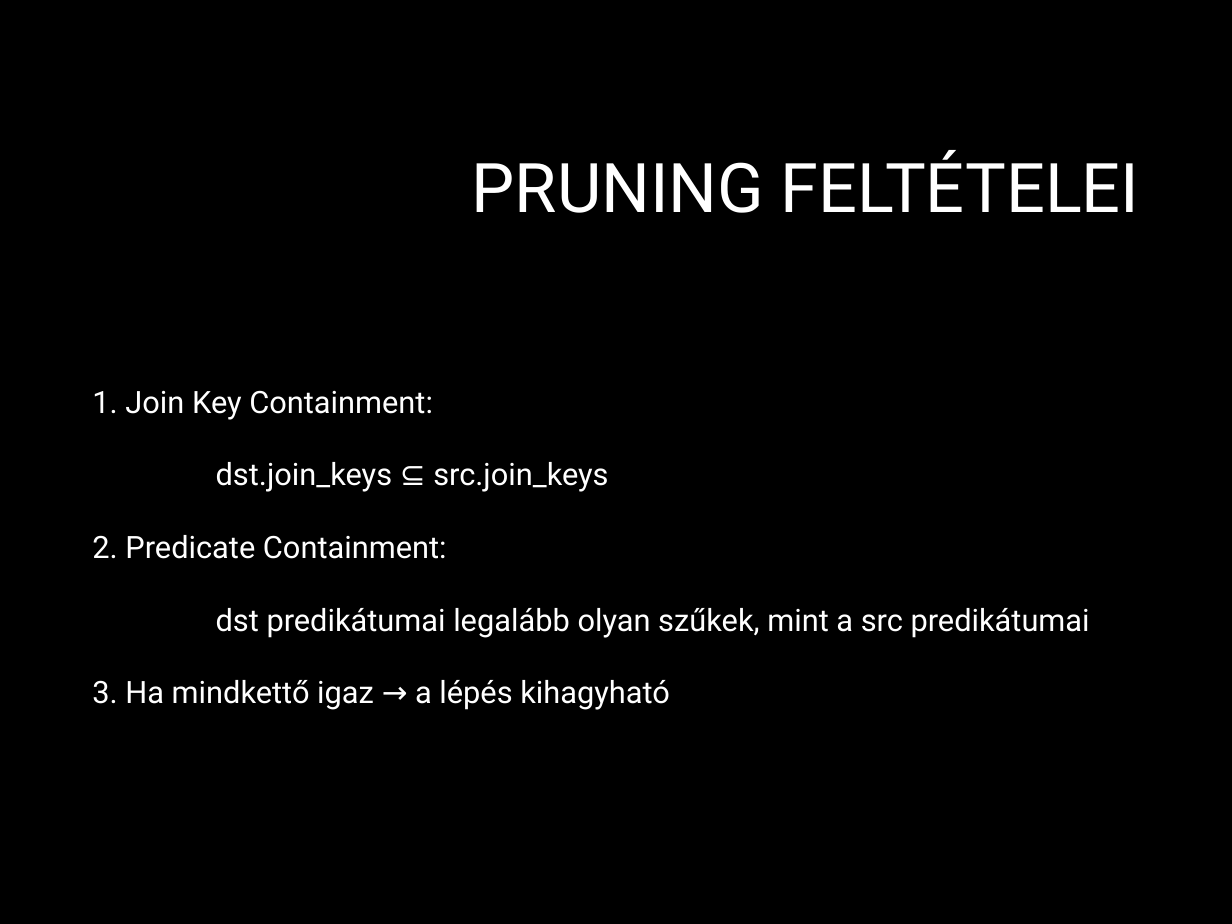
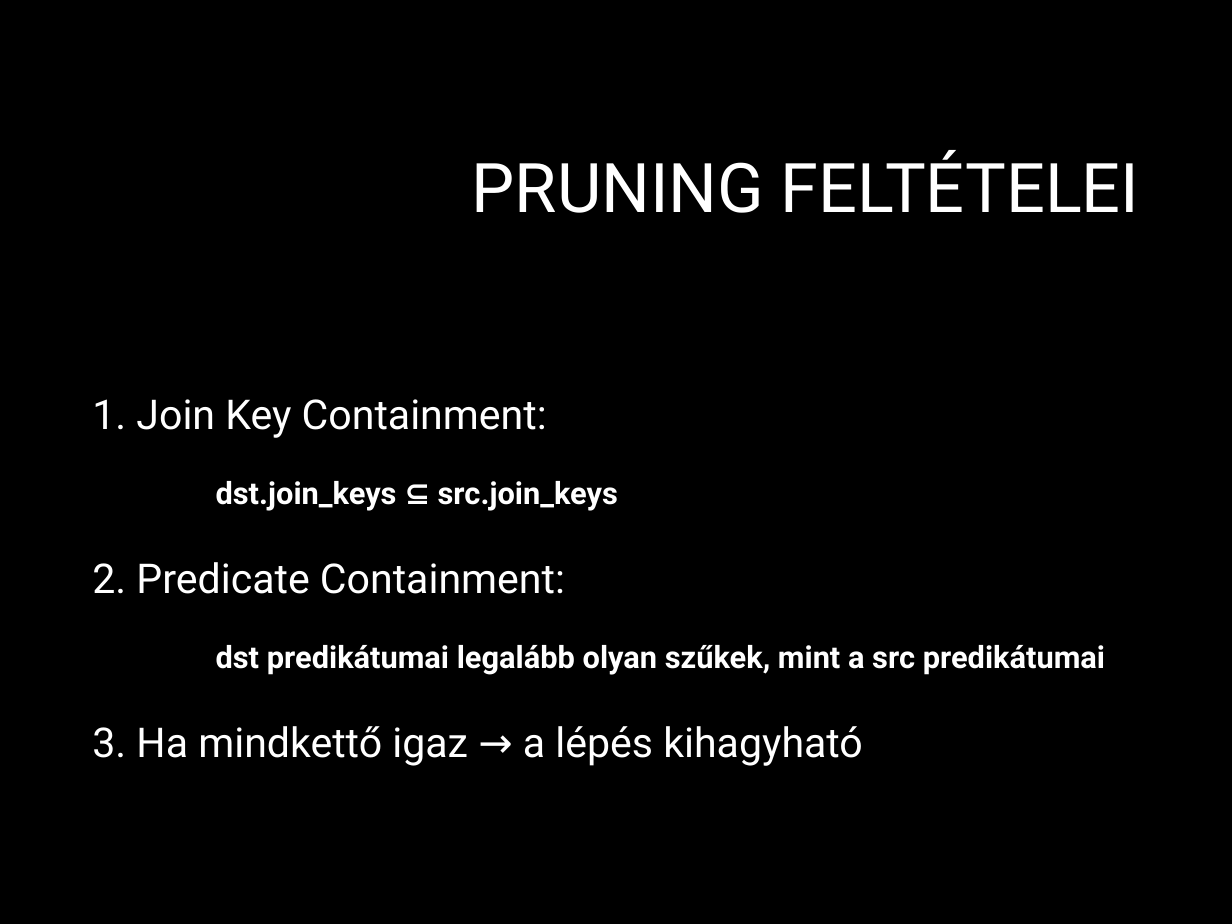
Before and after one commit to berekmeri/SPO8B4-dbelm, a slide deck: slide 6 of predicate_transfer_pruning_presentation.pptx. Drawn at 1232x924 pixels with LibreOffice and Linux fonts; fonts in the diff are those of the drawing; background and template pictures are left out. Boxes give left, top, right and bottom in pixels: in the first picture for what was removed or moved away, otherwise in the second. Text is boxed around its words. In the diff, an @@ line names an element or a change of style, - is before the commit and + after.

Commit message:
added more to ppt

```diff
--- a/predicate_transfer_pruning_presentation.pptx
+++ b/predicate_transfer_pruning_presentation.pptx
@@ text "1. Join Key Containment:" at <box>92,399,1105,766</box>: size 18 to 24 pt in "1. Join Key Containment:", "2. Predicate Containment:", "3. Ha mindkettő igaz → a lépés ..."; bold on in "dst.join_keys ⊆ src.join_keys", "dst predikátumai legalább olyan szűkek, mint a ..." @@
```
Also in this commit, not shown: 4 other slides changed, 1 slide added.
